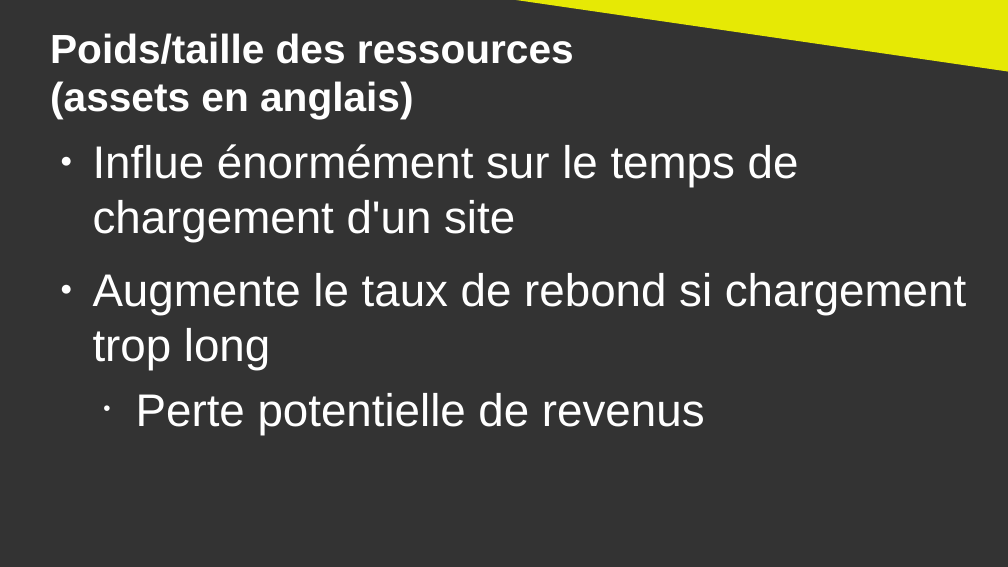
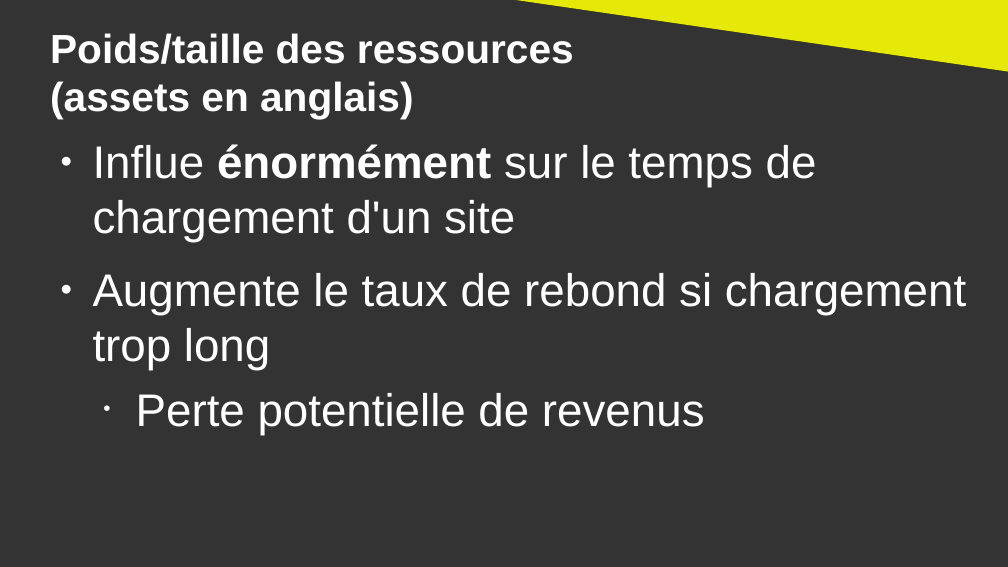
Before and after one commit to DanYellow/cours, a slide deck: slide 21 of ergonomie-et-accessibilite-s2/numero-1/presentation.odp. Drawn at 1008x567 pixels with LibreOffice and Linux fonts; fonts in the diff are those of the drawing. Boxes give left, top, right and bottom in pixels: in the first picture for what was removed or moved away, otherwise in the second. Text is boxed around its words. In the diff, an @@ line names an element or a change of style, - is before the commit and + after.

```diff
--- a/ergonomie-et-accessibilite-s2/numero-1/presentation.odp
+++ b/ergonomie-et-accessibilite-s2/numero-1/presentation.odp
@@ text at [93,144,817,242]: bold on in "énormément" @@
```
Also in this commit, not shown: 6 other slides changed, 3 slides added, 6 other files.
